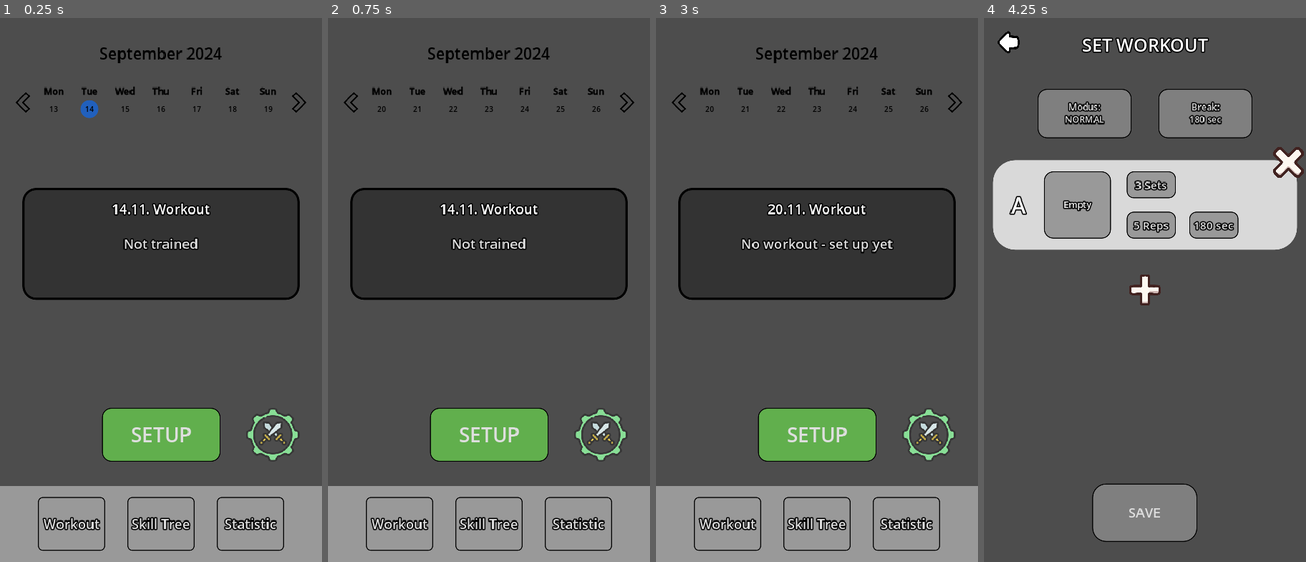
Above: before the commit, frames 1-4 (left to right).
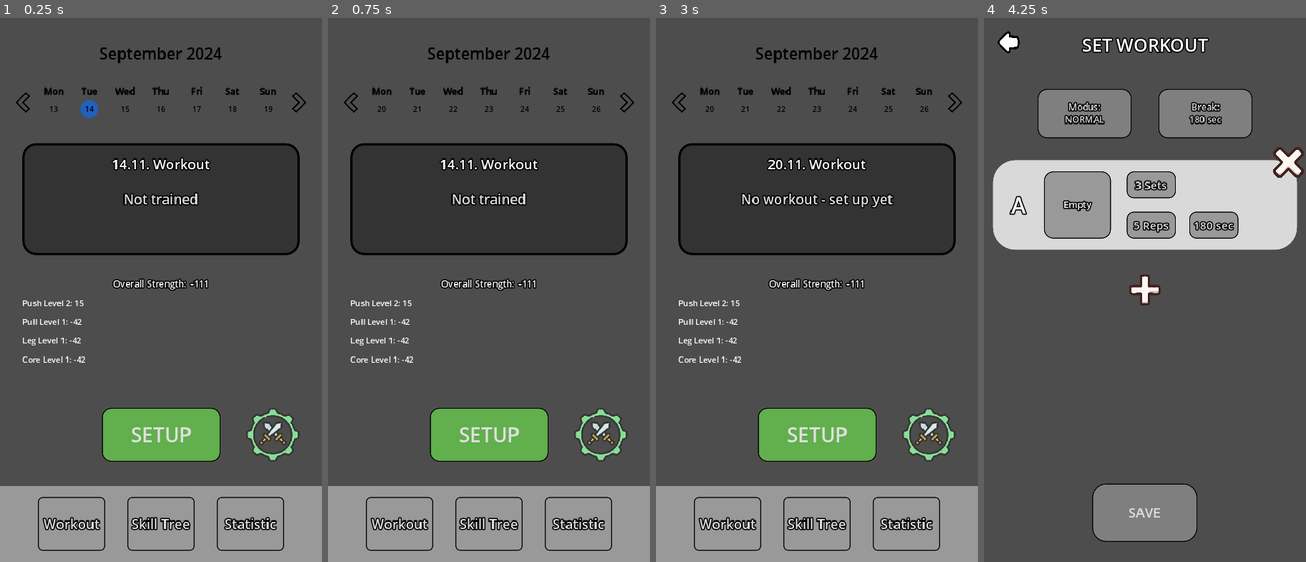
Above: after the commit, the same moments.

Repository: derdrache/Calisthenics-App
Game: Godot game, scene res://main_menu_page/main_menu.tscn
Same seed, same stepped clock (60 frames per second), same inputs: the game is played once before the commit and once after it. The engine's default icon, where the game draws it, is replaced by a stand-in: a white triangle on a blue panel in a dark square.
Inputs (mouse positions are in pixels of both pictures, inside the frame that each line leads up to):
- Up to frame 1 (0.25 s): no input
- Up to frame 2 (0.75 s): click (627, 105) at 0.5 s
- Up to frame 3 (3 s): click (955, 105) at 1.25 s; click (678, 105) at 2 s; click (710, 110) at 2.77 s
- Up to frame 4 (4.25 s): click "SETUP" at 3.5 s

The runs differ from the first frame. In frame 1, 16% of the frame differs, in the area x 6-94%, y 23-64%; in frame 2, 16%; in frame 3, 17%; in frame 4, nothing differs.
Error in both runs: Unable to iterate on object of type 'Nil'. (res://global_scripts/GlobalWorkout.gd:18)

Commit message:
add strength system

Diff:
--- a/global_scripts/globalData.gd
+++ b/global_scripts/globalData.gd
@@ -6,7 +6,6 @@
 var workoutModus : Array[String] = ["NORMAL", "SUPERSET"]
 var initialBreakTime : int = 180
 
-
 func seconds_in_minutes_string(seconds):
 	var pufferMinutes = seconds / 60.0
 	var minutes = int(pufferMinutes)
--- /dev/null
+++ b/global_scripts/strength_system.gd
@@ -0,0 +1,92 @@
+extends Node
+
+enum MAIN_PARTS {PUSH, PULL, LEG, CORE}
+
+const STRENGTH_FACTOR = 100
+const MAX_POINT_REP = 10
+
+func get_overall_strength():
+	return (get_push_data().strength + get_pull_data().strength +
+		get_leg_data().strength + get_core_Data().strength)
+
+func get_push_data() -> Dictionary:
+	return {
+		"level": _get_level(MAIN_PARTS.PUSH),
+		"strength": _get_strength(MAIN_PARTS.PUSH)
+	}
+
+func get_pull_data() -> Dictionary:
+	return {
+		"level": _get_level(MAIN_PARTS.PULL),
+		"strength": _get_strength(MAIN_PARTS.PULL)
+	}
+
+func get_leg_data():
+	return {
+		"level": _get_level(MAIN_PARTS.LEG),
+		"strength": _get_strength(MAIN_PARTS.LEG)
+	}
+
+func get_core_Data():
+	return {
+		"level": _get_level(MAIN_PARTS.CORE),
+		"strength": _get_strength(MAIN_PARTS.CORE)
+	}
+
+func _get_level(part: MAIN_PARTS):
+	var talentPath = _get_main_path(part)
+	var level = 1
+
+	for i in 14:
+		var serachFolder = talentPath + "level" + str(i+1) + "/"
+		var unlocked = false
+
+		for fileName in DirAccess.get_files_at(serachFolder):
+			if not ResourceLoader.exists(serachFolder + fileName): continue
+
+			var resource = ResourceLoader.load(serachFolder + fileName)
+			if resource.is_unlocked: unlocked = resource.is_unlocked
+
+		if unlocked:
+			level += 1
+			unlocked = false
+		else: break
+
+	return level
+
+func _get_main_path(part: MAIN_PARTS):
+	match part:
+		MAIN_PARTS.PUSH: return "res://resrouces/talent_resources/Push/"
+		MAIN_PARTS.PULL: return "res://resrouces/talent_resources/Pull/"
+		MAIN_PARTS.LEG: return "res://resrouces/talent_resources/Leg/"
+		MAIN_PARTS.CORE: return "res://resrouces/talent_resources/Core/"
+
+func _get_level_in_strength(level):
+	level -= 1
+	return (level * (level + 1)) / 2 * STRENGTH_FACTOR
+
+func _get_rep_strength(levelPath, level):
+	var maxReps = 0
+
+	for fileName in DirAccess.get_files_at(levelPath + str(level)):
+		var loadPath = SaveAndLoad.saveExerciseDataPath + fileName
+
+		if not ResourceLoader.exists(loadPath): continue
+
+		var exerciseResource = ResourceLoader.load(loadPath)
+
+		if exerciseResource:
+			maxReps = exerciseResource.maxRep
+
+		if maxReps > MAX_POINT_REP: maxReps = MAX_POINT_REP
+		if maxReps < 3: maxReps = 3
+
+	return (maxReps - 3) * level * 100 / (MAX_POINT_REP - 3)
+
+func _get_strength(part: MAIN_PARTS):
+	var talentPath = _get_main_path(part)
+	var level = _get_level(part)
+	var levelStrength = _get_level_in_strength(level)
+	var repStrength = _get_rep_strength(talentPath + "/level", level)
+
+	return levelStrength + repStrength
--- /dev/null
+++ b/main_menu_page/workout_page/CurrentState/current_state.gd
@@ -0,0 +1,13 @@
+extends MarginContainer
+
+func _ready() -> void:
+	var pushData = StrengthSystem.get_push_data()
+	var pullData = StrengthSystem.get_pull_data()
+	var legData = StrengthSystem.get_leg_data()
+	var coreData = StrengthSystem.get_core_Data()
+
+	%AllStrengthLabel.text = str(StrengthSystem.get_overall_strength())
+	%PushStrengthLabel.text = "Level " + str(pushData.level) +": " + str(pushData.strength)
+	%PullStrengthLabel.text = "Level " + str(pullData.level) +": " + str(pullData.strength)
+	%LegStrengthLabel.text = "Level " + str(legData.level) +": " + str(legData.strength)
+	%CoreStrengthLabel.text = "Level " + str(coreData.level) +": " + str(coreData.strength)
--- /dev/null
+++ b/main_menu_page/workout_page/CurrentState/current_state.tscn
@@ -0,0 +1,89 @@
+[gd_scene load_steps=2 format=3 uid="uid://ctosym02jipr0"]
+
+[ext_resource type="Script" path="res://main_menu_page/workout_page/CurrentState/current_state.gd" id="1_hntuu"]
+
+[node name="CurrentState" type="MarginContainer"]
+anchors_preset = 10
+anchor_right = 1.0
+offset_bottom = 175.0
+grow_horizontal = 2
+script = ExtResource("1_hntuu")
+
+[node name="VBoxContainer" type="VBoxContainer" parent="."]
+layout_mode = 2
+theme_override_constants/separation = 15
+
+[node name="HBoxContainer" type="HBoxContainer" parent="VBoxContainer"]
+layout_mode = 2
+size_flags_horizontal = 4
+
+[node name="Label" type="Label" parent="VBoxContainer/HBoxContainer"]
+layout_mode = 2
+theme_override_colors/font_outline_color = Color(0, 0, 0, 1)
+theme_override_constants/outline_size = 10
+theme_override_font_sizes/font_size = 20
+text = "Overall Strength: "
+
+[node name="AllStrengthLabel" type="Label" parent="VBoxContainer/HBoxContainer"]
+unique_name_in_owner = true
+layout_mode = 2
+theme_override_colors/font_outline_color = Color(0, 0, 0, 1)
+theme_override_constants/outline_size = 10
+theme_override_font_sizes/font_size = 20
+text = "9001"
+
+[node name="HBoxContainer2" type="HBoxContainer" parent="VBoxContainer"]
+layout_mode = 2
+
+[node name="Label" type="Label" parent="VBoxContainer/HBoxContainer2"]
+layout_mode = 2
+theme_override_font_sizes/font_size = 18
+text = "Push"
+
+[node name="PushStrengthLabel" type="Label" parent="VBoxContainer/HBoxContainer2"]
+unique_name_in_owner = true
+layout_mode = 2
+theme_override_font_sizes/font_size = 18
+text = "Level 10: 2000 Strength"
+
+[node name="HBoxContainer3" type="HBoxContainer" parent="VBoxContainer"]
+layout_mode = 2
+
+[node name="Label" type="Label" parent="VBoxContainer/HBoxContainer3"]
+layout_mode = 2
+theme_override_font_sizes/font_size = 18
+text = "Pull"
+
+[node name="PullStrengthLabel" type="Label" parent="VBoxContainer/HBoxContainer3"]
+unique_name_in_owner = true
+layout_mode = 2
+theme_override_font_sizes/font_size = 18
+text = "Level 10: 2000"
+
+[node name="HBoxContainer4" type="HBoxContainer" parent="VBoxContainer"]
+layout_mode = 2
+
+[node name="Label" type="Label" parent="VBoxContainer/HBoxContainer4"]
+layout_mode = 2
+theme_override_font_sizes/font_size = 18
+text = "Leg"
+
+[node name="LegStrengthLabel" type="Label" parent="VBoxContainer/HBoxContainer4"]
+unique_name_in_owner = true
+layout_mode = 2
+theme_override_font_sizes/font_size = 18
+text = "Level 10: 2000"
+
+[node name="HBoxContainer5" type="HBoxContainer" parent="VBoxContainer"]
+layout_mode = 2
+
+[node name="Label" type="Label" parent="VBoxContainer/HBoxContainer5"]
+layout_mode = 2
+theme_override_font_sizes/font_size = 18
+text = "Core"
+
+[node name="CoreStrengthLabel" type="Label" parent="VBoxContainer/HBoxContainer5"]
+unique_name_in_owner = true
+layout_mode = 2
+theme_override_font_sizes/font_size = 18
+text = "Level 10: 2000"
--- a/main_menu_page/workout_page/workout_main_page.tscn
+++ b/main_menu_page/workout_page/workout_main_page.tscn
@@ -1,9 +1,10 @@
-[gd_scene load_steps=7 format=3 uid="uid://dpdr3ylarm35f"]
+[gd_scene load_steps=8 format=3 uid="uid://dpdr3ylarm35f"]
 
 [ext_resource type="Script" path="res://main_menu_page/workout_page/workout_main_page.gd" id="1_xvtn2"]
 [ext_resource type="Texture2D" uid="uid://c5dh3ubufrjwn" path="res://assets/icons/battle_setting.png" id="2_8kbjj"]
 [ext_resource type="PackedScene" uid="uid://cb3gyjpywky8i" path="res://main_menu_page/workout_page/currentWorkoutDisplay/current_workout_display.tscn" id="2_pao4v"]
 [ext_resource type="PackedScene" uid="uid://cqey1rgvj0e2j" path="res://widgets/calendar/Calendar.tscn" id="4_dd0rm"]
+[ext_resource type="PackedScene" uid="uid://ctosym02jipr0" path="res://main_menu_page/workout_page/CurrentState/current_state.tscn" id="4_p2p3c"]
 
 [sub_resource type="StyleBoxFlat" id="StyleBoxFlat_v2n0d"]
 bg_color = Color(0.380392, 0.686275, 0.301961, 1)
@@ -46,7 +47,7 @@
 
 [node name="VBoxContainer" type="VBoxContainer" parent="MarginContainer3"]
 layout_mode = 2
-theme_override_constants/separation = 150
+theme_override_constants/separation = 50
 
 [node name="Calendar" parent="MarginContainer3/VBoxContainer" instance=ExtResource("4_dd0rm")]
 custom_minimum_size = Vector2(600, 200)
@@ -57,6 +58,9 @@
 [node name="CurrentWorkout" parent="MarginContainer3/VBoxContainer" instance=ExtResource("2_pao4v")]
 layout_mode = 2
 size_flags_vertical = 4
+
+[node name="CurrentState" parent="MarginContainer3/VBoxContainer" instance=ExtResource("4_p2p3c")]
+layout_mode = 2
 
 [node name="MarginContainer" type="MarginContainer" parent="."]
 layout_mode = 1
--- a/project.godot
+++ b/project.godot
@@ -22,6 +22,7 @@
 GlobalData="*res://global_scripts/globalData.gd"
 GlobalWorkout="*res://global_scripts/GlobalWorkout.gd"
 SignalHub="*res://global_scripts/SignalHub.gd"
+StrengthSystem="*res://global_scripts/strength_system.gd"
 
 [display]
 
--- a/resrouces/talent_resources/Push/level1/Wall_Push_Up.tres
+++ b/resrouces/talent_resources/Push/level1/Wall_Push_Up.tres
@@ -6,5 +6,5 @@
 [resource]
 script = ExtResource("1_50y3l")
 unlocks = Array[ExtResource("1_50y3l")]([ExtResource("2_e1xf1")])
-is_unlocked = false
+is_unlocked = true
 goal = 10
